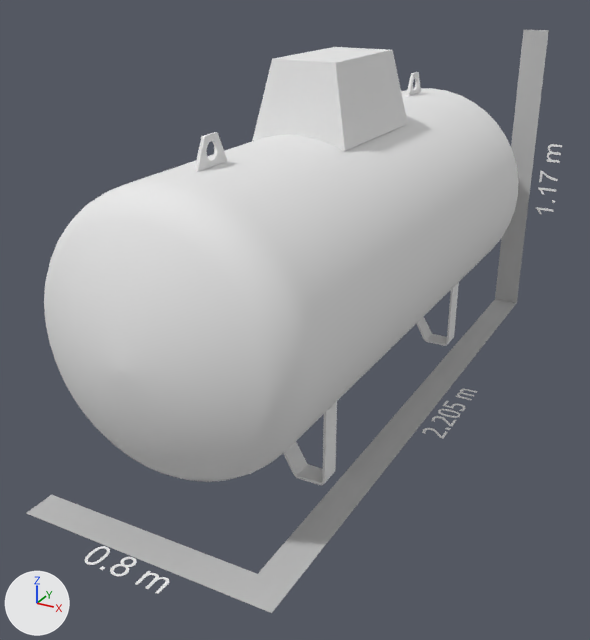
Two versions of the glTF model assets/tank_1000l.glb, one commit apart.
Rendered twice from a 50 mm lens placed at (1.18, -2.4, 0.88), pointed at (-0.03, -0.21, -0.22). Arrows for +X, +Y and +Z are at lower left; the lights stay in place. Where no turn or scale is listed for an object, it has been applied to the vertices.

Before the edit, the objects in view are built like this:
```python
ob_covering_cap = bpy.data.objects.new('COVERING CAP', me_covering_cap)
ob_covering_cap.location = (0.0, 0.0, 0.0)
ob_lifting_lug = bpy.data.objects.new('LIFTING LUG', me_lifting_lug)
ob_lifting_lug.parent = ob_lifting_lug_1
ob_lifting_lug.location = (0.0, 0.0, 0.0)
ob_lifting_lug.scale = (0.01, 0.01, 0.01)
ob_solid1_002 = bpy.data.objects.new('Solid1.002', me_solid1_001)
ob_solid1_002.parent = ob_dim_sketch_1
ob_solid1_002.location = (0.0, 0.0, 0.0)
ob_solid1_002.scale = (0.01, 0.01, 0.01)
ob_solid1_003 = bpy.data.objects.new('Solid1.003', me_solid1_002)
ob_solid1_003.location = (0.0, 0.0, -0.547)
ob_tank_body = bpy.data.objects.new('Tank body', me_tank_body)
ob_tank_body.location = (0.0, 0.0, 0.0)
ob_tank_support = bpy.data.objects.new('TANK SUPPORT', me_tank_support)
ob_tank_support.parent = ob_tank_support_1
ob_tank_support.location = (0.0, 0.0, 0.0)
ob_tank_support.scale = (0.01, 0.01, 0.01)
```
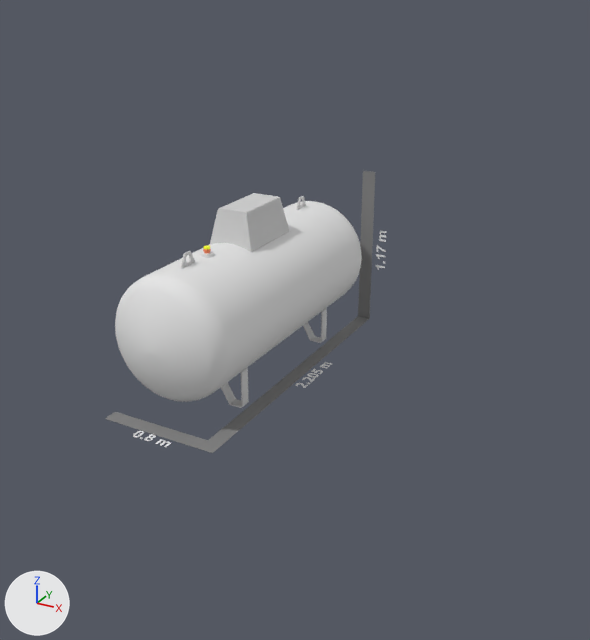
Location of each change, [x1, y1, x2, y2] in pixels of the pictures (590 x 640 px):
'Tank body', deleted: before [44, 88, 518, 482]
'Solid1.002', recoloured, moved, rescaled (48% narrower, 52% shorter): before [26, 30, 549, 613]; after [105, 171, 375, 453]
'node_id14', added: after [115, 201, 362, 402]
'COVERING CAP', deleted: before [253, 47, 408, 151]
'TANK SUPPORT', moved, rescaled: before [283, 282, 459, 485]; after [221, 308, 327, 408]
'node_id26', added: after [210, 193, 289, 252]
'Solid1.003', deleted: before [84, 144, 562, 594]
'LIFTING LUG', moved, rescaled (45% narrower, 27% shorter): before [194, 72, 421, 172]; after [181, 196, 306, 269]
'node_id34', added: after [133, 231, 386, 447]

The change, as a diff of the scene's bpy script:
```diff
--- a/assets/tank_1000l.glb.py
+++ b/assets/tank_1000l.glb.py
@@ mat_121 @@
+mat_121 = bpy.data.materials.new('121')
+# uses the picture img_image_12
+# uses the picture img_image_13
@@ mat_123 @@
+mat_123 = bpy.data.materials.new('123')
+# uses the picture img_image_20
+# uses the picture img_image_21
@@ mat_119 @@
+mat_119 = bpy.data.materials.new('119')
+# uses the picture img_image_8
+# uses the picture img_image_9
@@ mat_113 @@
+mat_113 = bpy.data.materials.new('113')
+# uses the picture img_image_16
+# uses the picture img_image_17
@@ me_solid1_001 @@
 me_solid1_001.from_pydata(...)  # 16 vertices, 28 faces; spans x -40.0..40.0, y -62.0..55.0, z -110.0..110.0
-me_solid1_001.materials.append(mat_xid_default_029de26f13ca4ce1ac1879c84724ce97_shader)  # light grey #bfbfbf
+me_solid1_001.materials.append(mat_121)
@@ ob_lifting_lug @@
 ob_lifting_lug = bpy.data.objects.new('LIFTING LUG', me_lifting_lug)
-ob_lifting_lug.parent = ob_lifting_lug_1
+ob_lifting_lug.parent = ob_node_id5
 ob_lifting_lug.location = (0.0, 0.0, 0.0)
-ob_lifting_lug.scale = (0.01, 0.01, 0.01)
@@ ob_tank_support @@
 ob_tank_support = bpy.data.objects.new('TANK SUPPORT', me_tank_support)
-ob_tank_support.parent = ob_tank_support_1
+ob_tank_support.parent = ob_node_id9
 ob_tank_support.location = (0.0, 0.0, 0.0)
-ob_tank_support.scale = (0.01, 0.01, 0.01)
@@ ob_tank_body @@
-ob_tank_body = bpy.data.objects.new('Tank body', me_tank_body)
@@ ob_covering_cap @@
-ob_covering_cap = bpy.data.objects.new('COVERING CAP', me_covering_cap)
@@ ob_solid1_002 @@
 ob_solid1_002 = bpy.data.objects.new('Solid1.002', me_solid1_001)
-ob_solid1_002.parent = ob_dim_sketch_1
+ob_solid1_002.parent = ob_node_id29
 ob_solid1_002.location = (0.0, 0.0, 0.0)
-ob_solid1_002.scale = (0.01, 0.01, 0.01)
@@ ob_solid1_003 @@
-ob_solid1_003 = bpy.data.objects.new('Solid1.003', me_solid1_002)
@@ ob_node_id29 @@
+ob_node_id29 = bpy.data.objects.new('node_id29', None)
+ob_node_id29.parent = ob_node_id28
+ob_node_id29.location = (0.0, 0.0, 0.0)
+ob_node_id29.scale = (0.01, 0.01, 0.01)
@@ ob_node_id28 @@
+ob_node_id28 = bpy.data.objects.new('node_id28', None)
+ob_node_id28.parent = ob_node_id62
+ob_node_id28.location = (-23.86, -482.0, -16.3)
+ob_node_id28.rotation_euler = (-1.571, 0.0, 3.142)  # degrees (-90, 0, 180)
+ob_node_id28.scale = (437.0, 437.0, 437.0)
@@ ob_node_id62 @@
+ob_node_id62 = bpy.data.objects.new('node_id62', None)
+ob_node_id62.parent = ob_covering_cap_1
+ob_node_id62.location = (0.0, 0.0, 0.0)
+ob_node_id62.scale = (0.001, 0.001, 0.001)
@@ ob_node_id9 @@
+ob_node_id9 = bpy.data.objects.new('node_id9', None)
+ob_node_id9.parent = ob_node_id8
+ob_node_id9.location = (0.0, 0.0, 0.0)
+ob_node_id9.scale = (0.01, 0.01, 0.01)
@@ ob_node_id8 @@
+ob_node_id8 = bpy.data.objects.new('node_id8', None)
+ob_node_id8.parent = ob_node_id62
+ob_node_id8.location = (-23.86, -482.0, -16.3)
+ob_node_id8.scale = (437.0, 437.0, 437.0)
@@ ob_node_id5 @@
+ob_node_id5 = bpy.data.objects.new('node_id5', None)
+ob_node_id5.parent = ob_node_id4
+ob_node_id5.location = (0.0, 0.0, 0.0)
+ob_node_id5.scale = (0.01, 0.01, 0.01)
@@ ob_node_id4 @@
+ob_node_id4 = bpy.data.objects.new('node_id4', None)
+ob_node_id4.parent = ob_node_id62
+ob_node_id4.location = (-23.86, -482.0, -16.3)
+ob_node_id4.scale = (437.0, 437.0, 437.0)
@@ ob_node_id34 @@
+ob_node_id34 = bpy.data.objects.new('node_id34', me_mesh_id35)  # 957 vertices, 1870 faces; spans x -0.055..0.223, y -0.517..0.482, z 0.0..0.32
+ob_node_id34.location = (-0.024, -0.482, -0.256)
@@ ob_node_id26 @@
+ob_node_id26 = bpy.data.objects.new('node_id26', me_mesh_id27)  # 52 vertices, 108 faces; spans x -0.069..0.069, y -0.107..0.107, z 0.161..0.267
+ob_node_id26.location = (-0.024, -0.482, -0.016)
@@ ob_node_id14 @@
+ob_node_id14 = bpy.data.objects.new('node_id14', me_mesh_id15)  # 1750 vertices, 3496 faces; spans x -0.175..0.175, y -0.482..0.482, z -0.175..0.183
+ob_node_id14.location = (-0.024, -0.482, -0.016)
```
